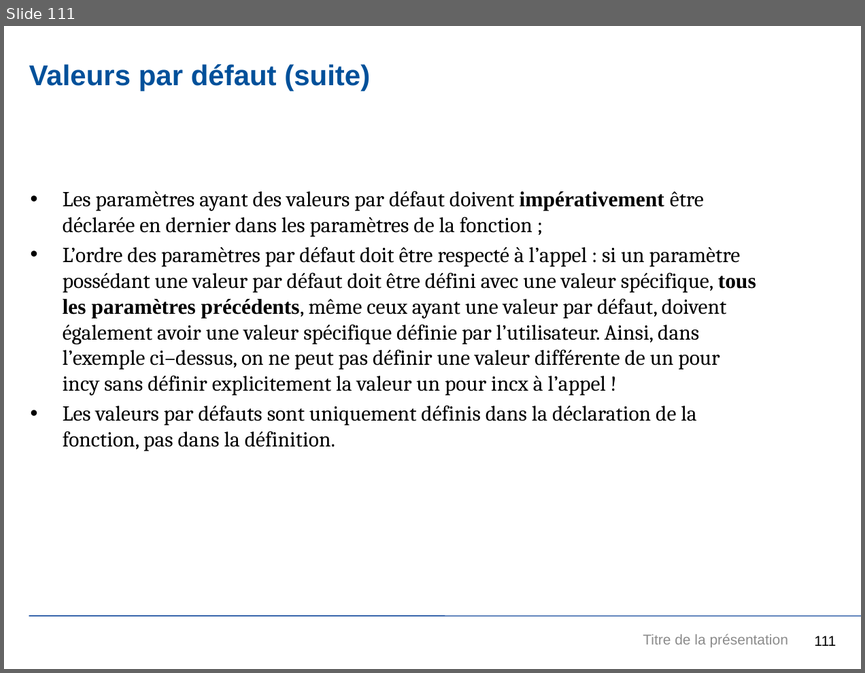
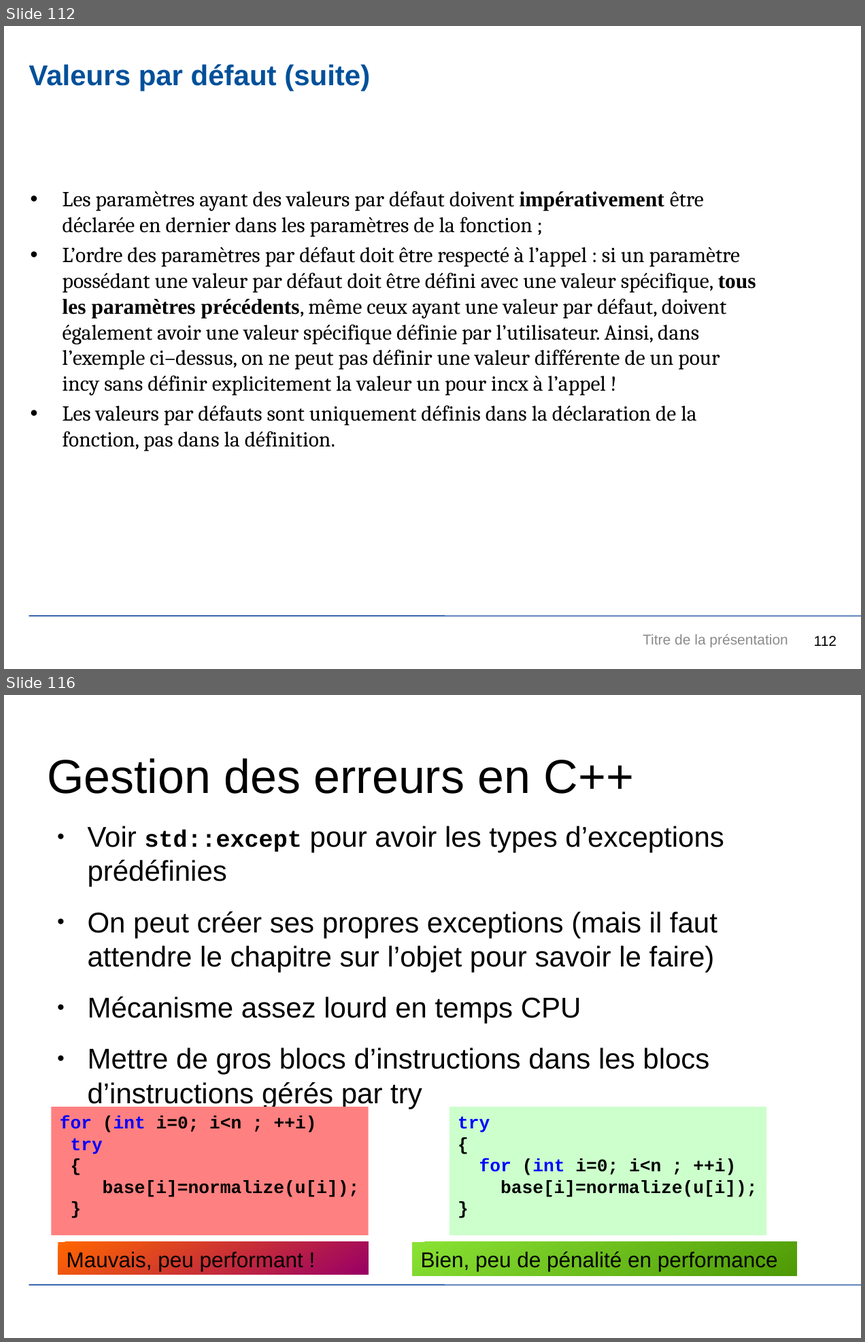
Before and after one commit to JuvignyEnsta/C-2020, a slide deck: Transparents/InitiationCpp.pptx. Shown one above the other, each under a label of ours: slide 111 before the commit, slides 112 and 116 after it; the slides between them are not shown. The pictures are 865x673 and 865x1342 pixels, drawn with LibreOffice and Linux fonts; fonts in the diff are those of the drawing; background and template pictures are left out. Boxes give left, top, right and bottom in pixels: in the first picture for what was removed or moved away, otherwise in the second. Text is boxed around its words. In the diff, an @@ line names an element or a change of style, - is before the commit and + after.

```diff
--- a/Transparents/InitiationCpp.pptx
+++ b/Transparents/InitiationCpp.pptx
@@ slide 116 added at box(4, 695, 861, 1338), background #FFFFFF; not listed: 1 template element that a slide beside it also shows @@
@@ text added at box(47, 758, 634, 794), 40 pt, text #000000 @@
+Gestion des erreurs en C++
@@ text added at box(88, 826, 723, 1108), 24 pt, text #000000 @@
+● Voir std::except pour avoir les types d’exceptions prédéfinies
+● On peut créer ses propres exceptions (mais il faut attendre le chapitre sur l’objet pour savoir le faire)
+● Mécanisme assez lourd en temps CPU
+● Mettre de gros blocs d’instructions dans les blocs d’instructions gérés par try
@@ rectangle added at box(51, 1106, 368, 1235), fill #FF8080, 15 pt, text #000000, bold @@
+for (int i=0; i<n ; ++i)
+try
+{
+base[i]=normalize(u[i]);
+}
@@ rectangle added at box(449, 1106, 766, 1235), fill #CCFFCC, 15 pt, text #000000, bold @@
+try
+{
+for (int i=0; i<n ; ++i)
+base[i]=normalize(u[i]);
+}
@@ rectangle added at box(58, 1242, 368, 1274), fill gradient #FF6600 to #990066, 18 pt, text #000000 @@
+Mauvais, peu performant !
@@ rectangle added at box(412, 1242, 797, 1275), fill gradient #8AE234 to #4E9A06, 18 pt, text #000000 @@
+Bien, peu de pénalité en performance
@@ what was slide 111 is now slide 112 @@
@@ page number at box(814, 635, 836, 645): text changed @@
-111
+112
```
Also in this commit, not shown: 108 other slides changed, 7 other slides added, 2 slides removed, 3 other files.
